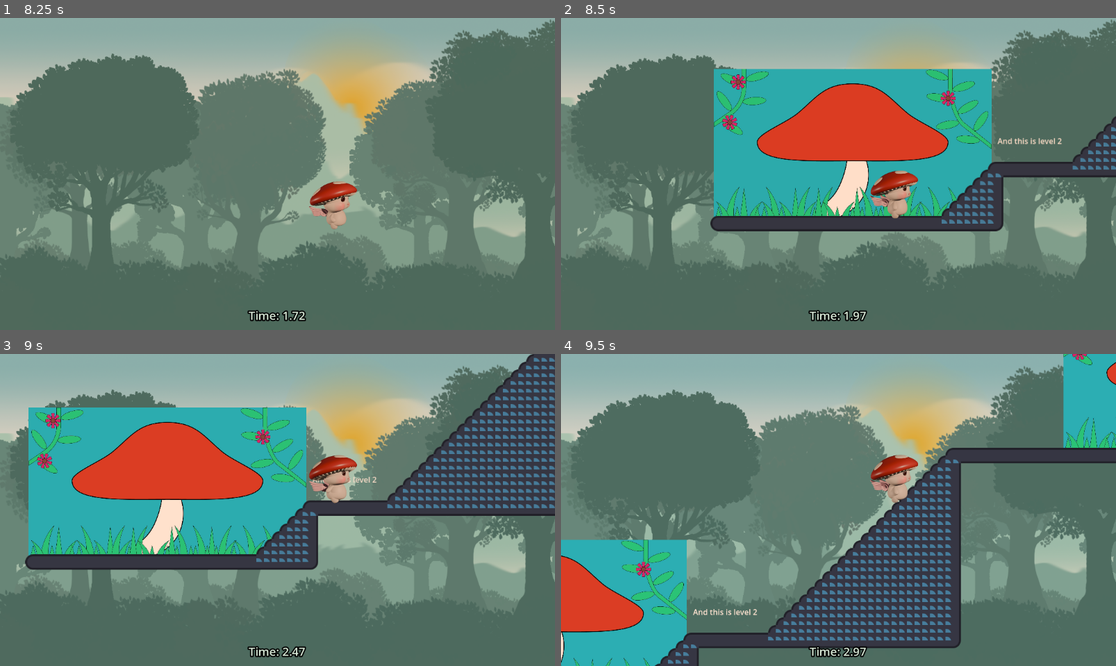
Above: before the commit, frames 1-4 (two rows, left to right).
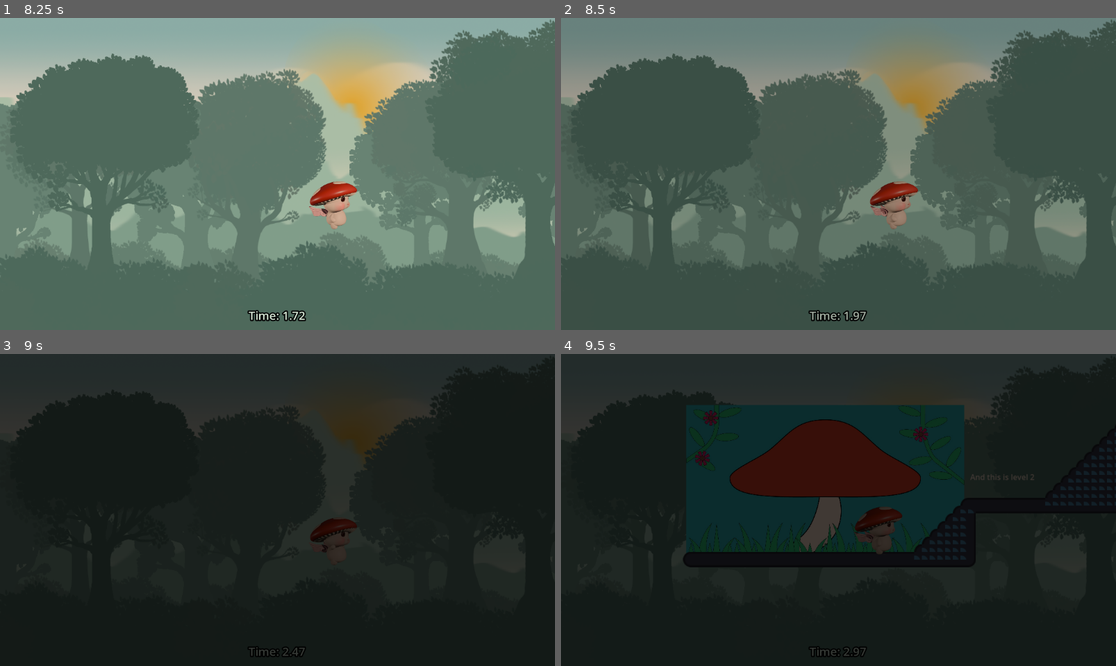
Above: after the commit, the same moments.

Repository: dustngroh/CapstoneProject
Game: Godot game, scene res://scenes/levels/test_levels/level_2.tscn
Same seed, same stepped clock (60 frames per second), same inputs: the game is played once before the commit and once after it. This scene is started directly instead of the project's main scene. The engine's default icon, where the game draws it, is replaced by a stand-in: a white triangle on a blue panel in a dark square.
Inputs:
- Up to frame 1 (8.25 s): hold Right (walk_right) 0.53-2.03 s; tap Space (jump) at 0.77, 1.52, 3.02, 3.77, 4.52, 5.75, 6.02, 6.77, 7.52 s; hold Left (walk_left) 2.03-2.78 s; hold Right (walk_right) 2.78-4.28 s; tap Enter at 3.5 s; hold Left (walk_left) 4.28-5.03 s; hold Right (walk_right) 5.03-5.78 s; hold Left (walk_left) 5.78-7.28 s; hold Right (walk_right) from 7.28 s (still down)
- Up to frame 2 (8.5 s): keep holding Right (walk_right)
- Up to frame 3 (9 s): keep holding Right (walk_right)
- Up to frame 4 (9.5 s): keep holding Right (walk_right); tap Space (jump) at 9.02 s

Frame 1 is identical in both runs. In frame 2, 100% of the frame differs, in the area x 0-100%, y 0-100%; in frame 3, 98%; in frame 4, 99%.

Commit message:
Add falling sound, fade in and out on fall.

Diff:
--- a/run-game/scenes/common/ui/ui_manager.gd
+++ b/run-game/scenes/common/ui/ui_manager.gd
@@ -25,6 +25,7 @@
 @onready var login_layer = $LoginLayer
 #@onready var controls_container = $LeaderboardUI/HBoxContainer/ControlsContainer
 @onready var controls_container = $LeaderboardUI/VContainer/MiddleContainer/ControlsContainer
+@onready var fade_layer = $FadeLayer
 
 
 signal watch_replay_pressed(level_number: int, username: String)
--- a/run-game/scenes/levels/base_level.gd
+++ b/run-game/scenes/levels/base_level.gd
@@ -270,7 +270,11 @@
 
 func _on_bottom_world_border_body_entered(body: Node2D) -> void:
 	if body.is_in_group("player"):  # Ensure it's the player
+		MusicManager.play_falling_sound()
+		await UIManager.fade_layer.fade_in()
 		body.global_position = respawn_point
+		UIManager.fade_layer.fade_out()
+
 
 func set_checkpoint(new_checkpoint_position: Vector2) -> void:
 	respawn_point = new_checkpoint_position
--- a/run-game/scripts/music_manager.gd
+++ b/run-game/scripts/music_manager.gd
@@ -83,3 +83,9 @@
 	if wr_sound:
 		sfx_player.stream = wr_sound
 		sfx_player.play()
+
+func play_falling_sound():
+	var fall_sound = load("res://assets/audio/sounds/falling.wav")
+	if fall_sound:
+		sfx_player.stream = fall_sound
+		sfx_player.play()
Not shown, added: run-game/assets/audio/sounds/falling.wav.import
Not shown, changed: docs/index.html
Not shown, changed: docs/index.pck
Not shown, added: run-game/assets/audio/sounds/falling.wav
